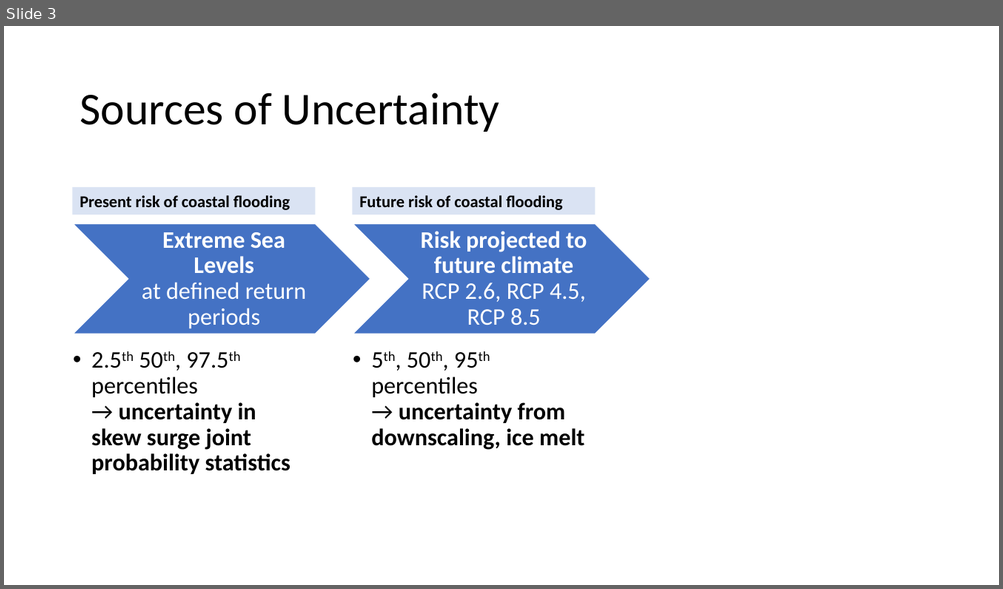
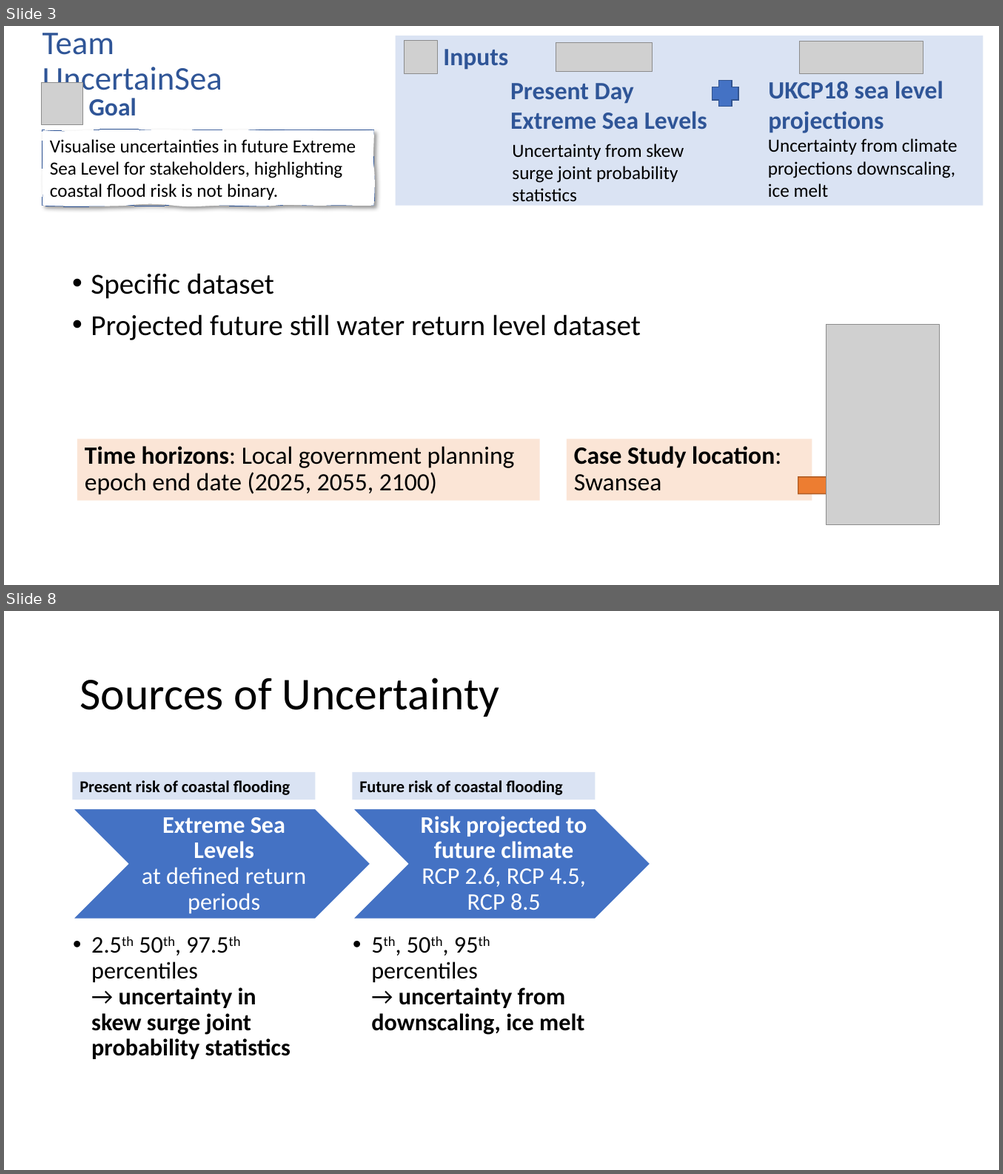
Before and after one commit to TPerkins94/UncertainSea, a slide deck: UncertainSea presentation 2021-03-17.pptx. Shown one above the other, each under a label of ours: slide 3 before the commit, slides 3 and 8 after it; the slides between them are not shown. The pictures are 1003x589 and 1003x1174 pixels, drawn with LibreOffice and Linux fonts; fonts in the diff are those of the drawing; grey boxes stand for pictures. Boxes give left, top, right and bottom in pixels: in the first picture for what was removed or moved away, otherwise in the second. Text is boxed around its words. In the diff, an @@ line names an element or a change of style, - is before the commit and + after.

```diff
--- a/UncertainSea presentation 2021-03-17.pptx
+++ b/UncertainSea presentation 2021-03-17.pptx
@@ slide 3 added at [4,26,999,585], background #FFFFFF @@
@@ text added at [42,33,222,99], 32 pt, text #2F5597 @@
+Team UncertainSea
@@ rectangle added at [395,36,983,206], fill #DAE3F3 @@
@@ picture added at [404,40,438,73] @@
@@ picture added at [555,42,652,72] @@
@@ picture added at [800,41,922,74] @@
@@ text added at [443,49,508,70], 24 pt, text #2F5597, bold @@
+Inputs
@@ picture added at [41,83,83,124] @@
@@ text added at [510,83,707,129], 24 pt, text #2F5597, bold @@
+Present Day Extreme Sea Levels
@@ plus added at [712,81,738,107], fill #4472C4, outline #325491 1 pt @@
@@ text added at [768,81,943,133], 24 pt, text #2F5597, bold @@
+UKCP18 sea level projections
@@ text added at [89,98,136,116], 24 pt, text #2F5597, bold @@
+Goal
@@ freeform shape added at [42,130,374,206], fill #FFFFFF, outline #2F5597 0.75 pt, 18 pt, text #000000 @@
+Visualise uncertainties in future Extreme Sea Level for stakeholders, highlighting coastal flood risk is not binary.
@@ text added at [512,144,683,202], 18 pt, text #000000 @@
+Uncertainty from skew surge joint probability statistics
@@ text added at [768,138,957,197], 18 pt, text #000000 @@
+Uncertainty from climate projections downscaling, ice melt
@@ text added at [91,273,640,340], 28 pt, text #000000 @@
+• Specific dataset
+• Projected future still water return level dataset
@@ picture added at [826,325,939,526] @@
@@ rectangle added at [77,440,540,501], fill #FBE5D6, 24 pt, text #000000 @@
+Time horizons: Local government planning epoch end date (2025, 2055, 2100)
@@ rectangle added at [566,440,812,501], fill #FBE5D6, 24 pt, text #000000, bold @@
+Case Study location: Swansea
@@ pentagon arrow added at [798,477,868,494], fill #ED7D31, outline #AF5C24 1 pt @@
@@ what was slide 3 is now slide 8 @@
```
Also in this commit, not shown: 1 slide changed, 7 other slides added, 1 slide removed.
